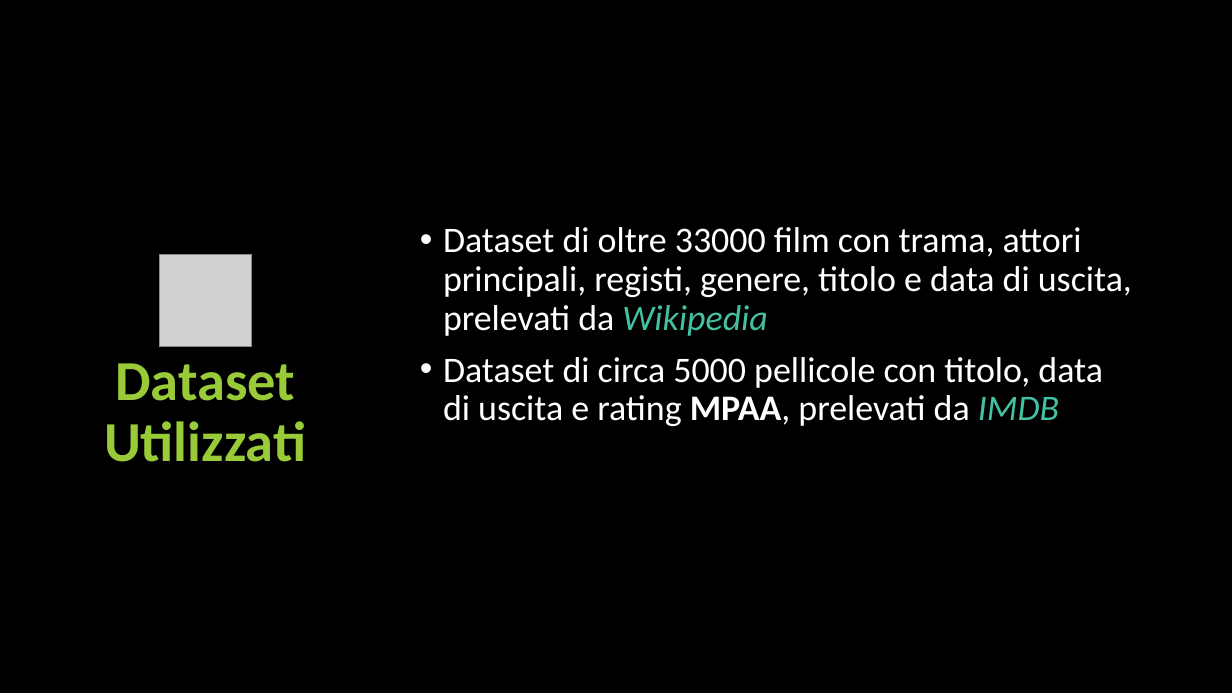
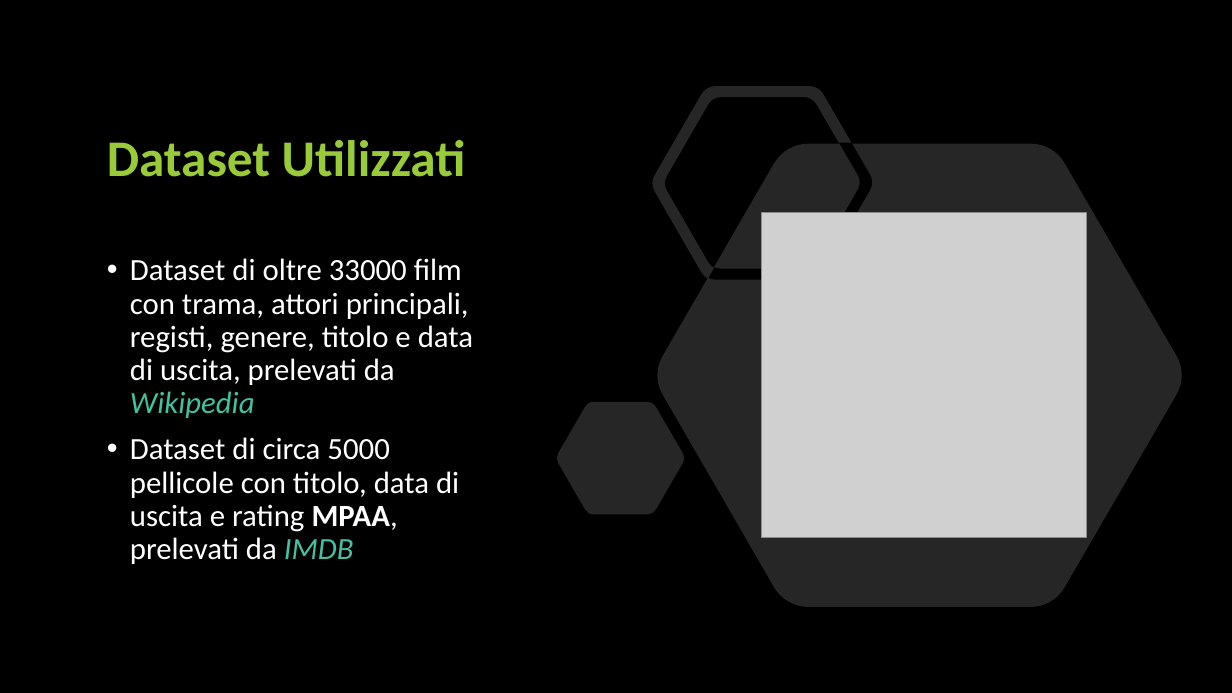
Before and after one commit to unipi-fr/LargeScaleMultiStructureDatabases, a slide deck: slide 3 of Task2/Documentation/Data Mining/Presentazione Data Mining.pptx. Drawn at 1232x693 pixels with LibreOffice and Linux fonts; fonts in the diff are those of the drawing; grey boxes stand for pictures. Boxes give left, top, right and bottom in pixels: in the first picture for what was removed or moved away, otherwise in the second. Text is boxed around its words. In the diff, an @@ line names an element or a change of style, - is before the commit and + after.

Commit message:
DATA MINING - Preprocessing Slides e Normalizzazione

```diff
--- a/Task2/Documentation/Data Mining/Presentazione Data Mining.pptx
+++ b/Task2/Documentation/Data Mining/Presentazione Data Mining.pptx
@@ title "Dataset Utilizzati": place and size @@
-title "Dataset Utilizzati" at [104, 363, 306, 462]
+title "Dataset Utilizzati" at [107, 140, 466, 177]
@@ title "Dataset Utilizzati" at [107, 140, 466, 177]: size 44 to 40 pt; alignment centre to left; vertical alignment top to middle @@
@@ freeform shape added at [557, 86, 1182, 607], fill #FFFFFF at 15% opacity @@
@@ picture: place and size @@
-picture at [159, 255, 251, 348]
+picture at [762, 213, 1087, 538]
@@ text "Dataset di oltre 33000 film ...": place and size @@
-text "Dataset di oltre 33000 film ..." at [443, 227, 1132, 426]
+text "Dataset di oltre 33000 film ..." at [130, 258, 473, 564]
@@ text "Dataset di oltre 33000 film ..." at [130, 258, 473, 564]: size 28 to 24 pt; vertical alignment middle to top @@
```
Also in this commit, not shown: 1 other slide changed, 5 slides added, 1 slide removed, 3 other files.
